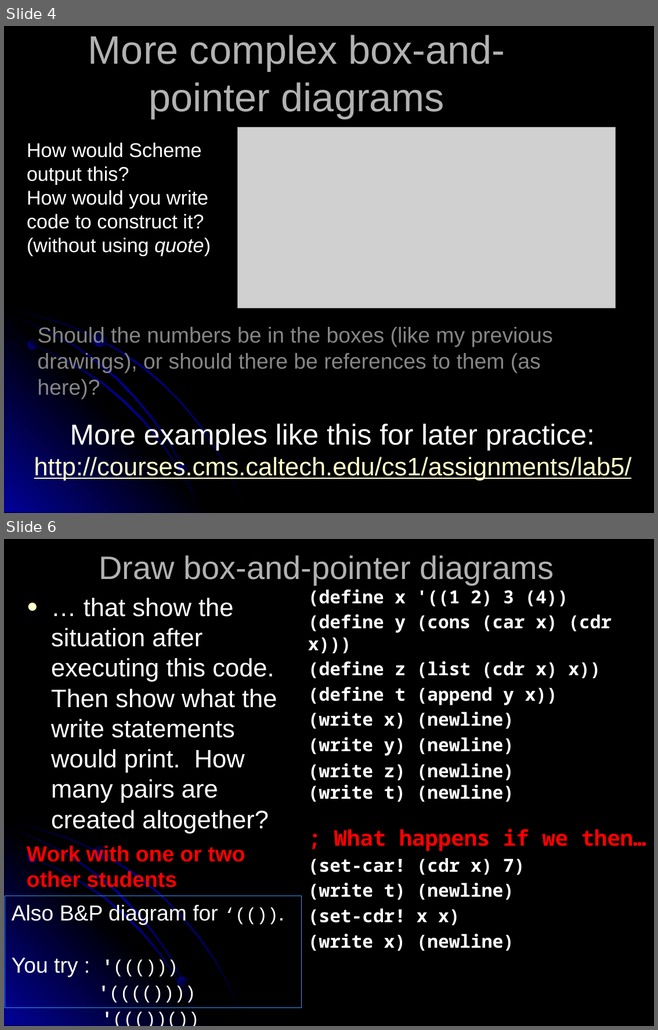
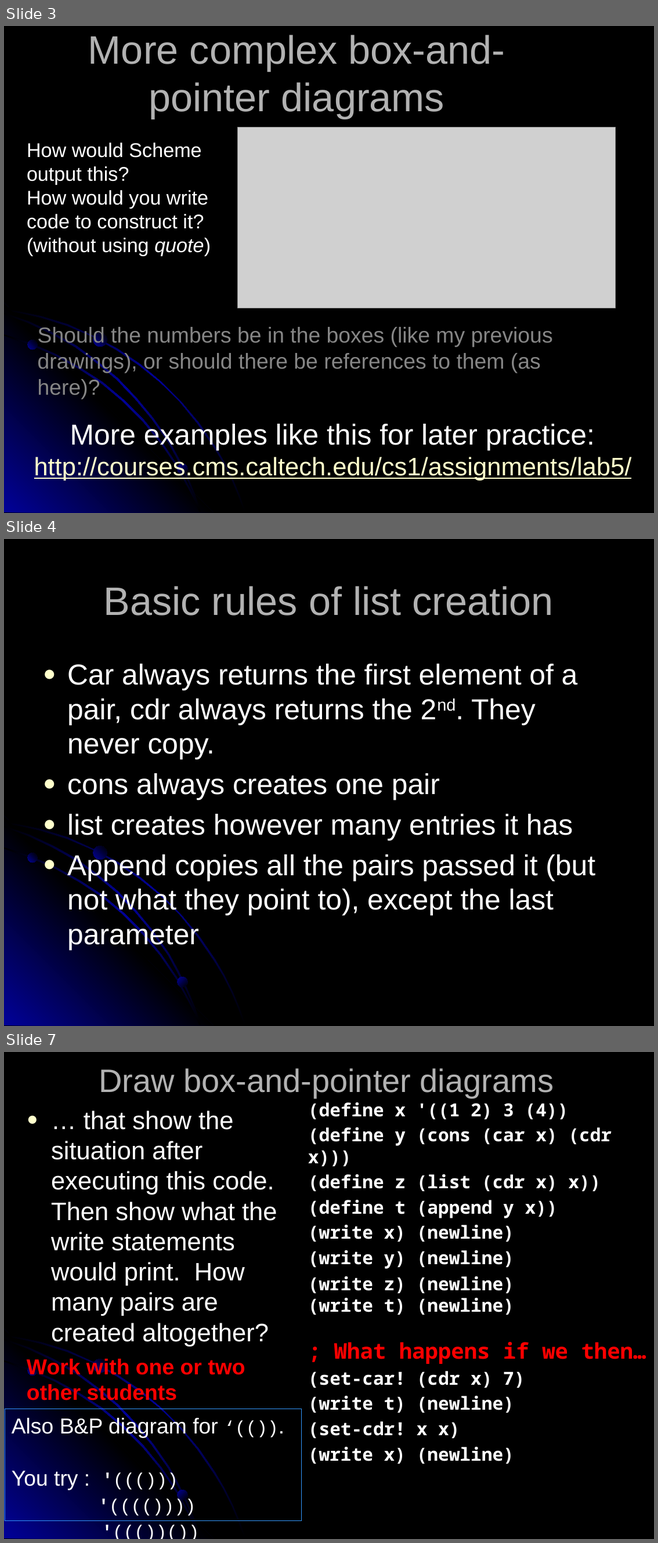
Before and after one commit to RHIT-CSSE/csse304, a slide deck: ClassMaterials/OddsAndEnds/06-OddsAndEnds.pptx. Shown one above the other, each under a label of ours: slides 4 and 6 before the commit, slides 3, 4 and 7 after it; the slides between them are not shown. The pictures are 658x1030 and 658x1543 pixels, drawn with LibreOffice and Linux fonts; fonts in the diff are those of the drawing; grey boxes stand for pictures. Boxes give left, top, right and bottom in pixels: in the first picture for what was removed or moved away, otherwise in the second. Text is boxed around its words. In the diff, an @@ line names an element or a change of style, - is before the commit and + after.

```diff
--- a/ClassMaterials/OddsAndEnds/06-OddsAndEnds.pptx
+++ b/ClassMaterials/OddsAndEnds/06-OddsAndEnds.pptx
@@ slide 4 added at (4,539,654,1026), background #000000; not listed: 7 template elements that a slide beside it also shows @@
@@ title added at (104,586,553,616), 44 pt, text #B2B2B2 @@
+Basic rules of list creation
@@ text added at (67,664,595,950), 32 pt, text #FFFFFF @@
+● Car always returns the first element of a pair, cdr always returns the 2nd. They never copy.
+● cons always creates one pair
+● list creates however many entries it has
+● Append copies all the pairs passed it (but not what they point to), except the last parameter
@@ what was slide 4 is now slide 3 @@
@@ what was slide 6 is now slide 7 @@
```
Also in this commit, not shown: 1 slide changed, 1 other slide added, 2 other files.
